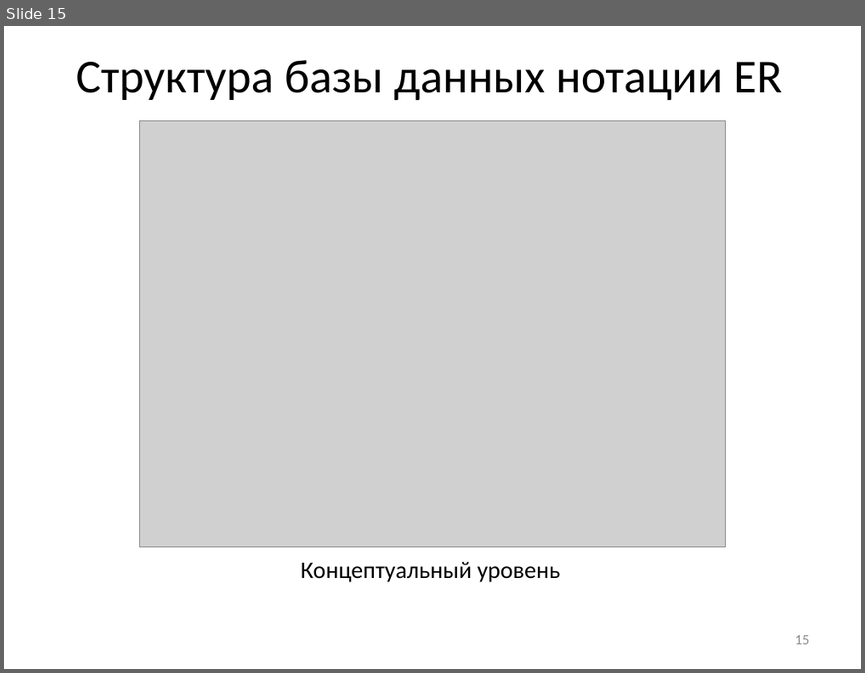
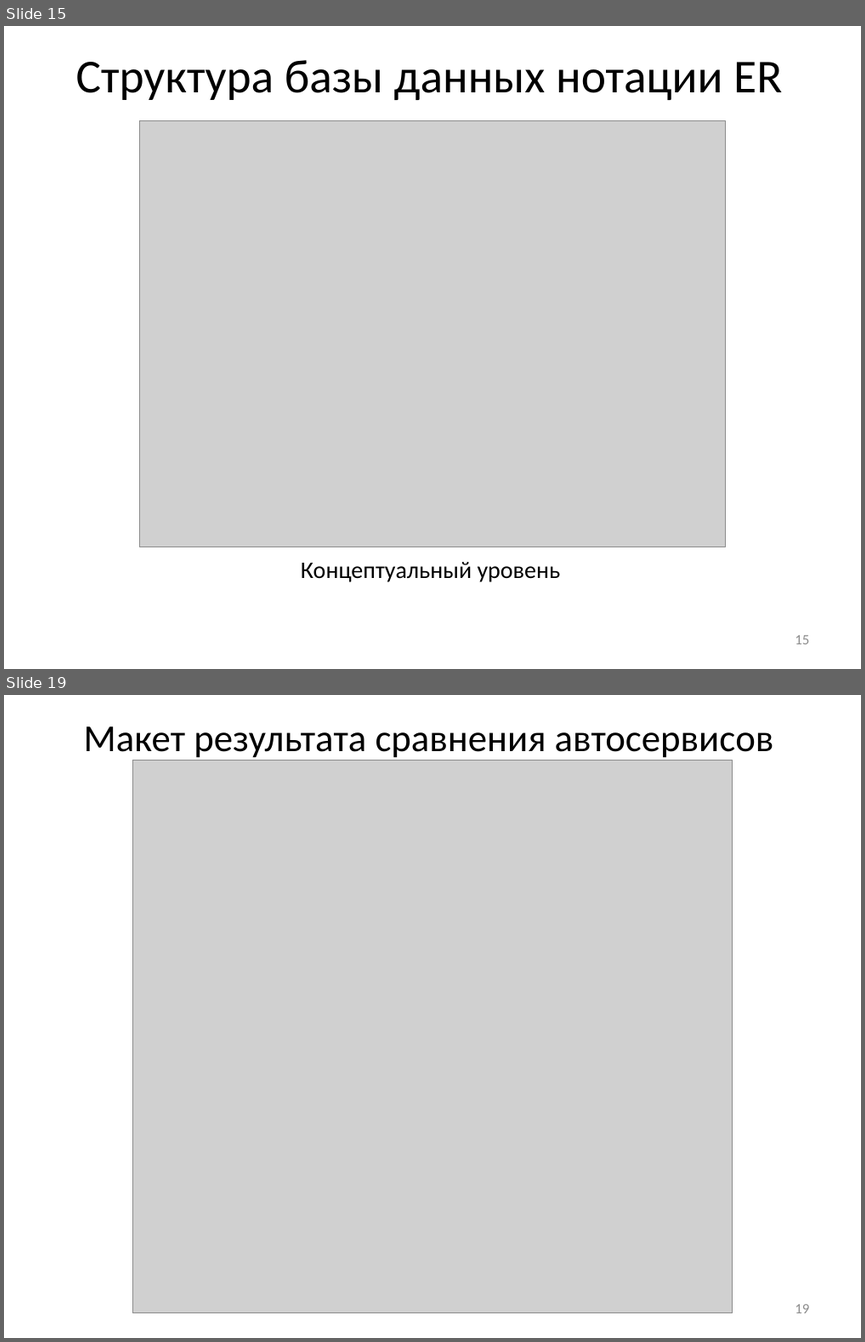
Before and after one commit to vadimgilka/-arRatingWebsite, a slide deck: Documentation/My documentation/Predzashita_Gailevich.pptx. Shown one above the other, each under a label of ours: slide 15 before the commit, slides 15 and 19 after it; the slides between them are not shown. The pictures are 865x673 and 865x1342 pixels, drawn with LibreOffice and Linux fonts; fonts in the diff are those of the drawing; grey boxes stand for pictures. Boxes give left, top, right and bottom in pixels: in the first picture for what was removed or moved away, otherwise in the second. Text is boxed around its words. In the diff, an @@ line names an element or a change of style, - is before the commit and + after.

```diff
--- a/Documentation/My documentation/Predzashita_Gailevich.pptx
+++ b/Documentation/My documentation/Predzashita_Gailevich.pptx
@@ slide 19 added at <box>4,695,861,1338</box>, background #FFFFFF @@
@@ title added at <box>84,726,774,761</box>, 32 pt, text #000000 @@
+Макет результата сравнения автосервисов
@@ picture added at <box>132,760,732,1313</box> @@
@@ page number added at <box>794,1304,809,1313</box>, 12 pt, text #8C8C8C @@
+19
```
Also in this commit, not shown: 4 slides changed, 3 other slides added.
